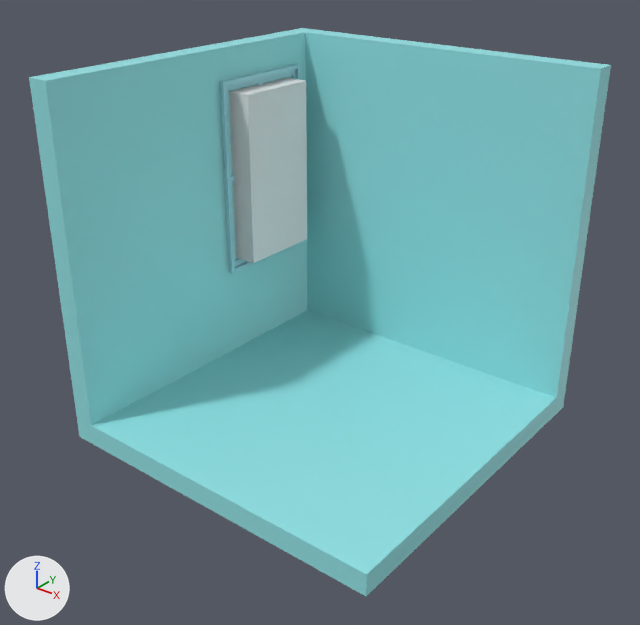
The glTF model static/room.gltf: old version first, new version second.
One viewpoint serves both versions: a camera (50 mm lens) standing at (18.1, -23.3, 19.6) and looking at (-0.2, -0.4, 5.4). Arrows for +X, +Y and +Z are at lower left; the lights stay in place. Where no turn or scale is listed for an object, it has been applied to the vertices.
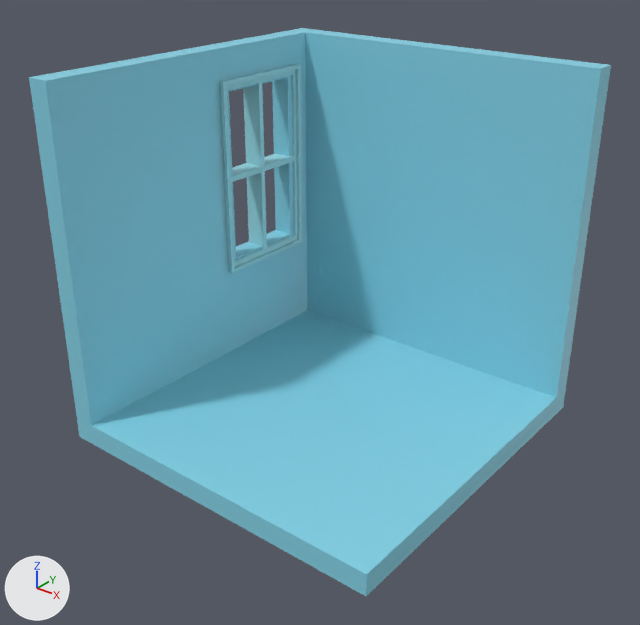
Changed parts and their boxes (x1, y1, x2, y2) in the pictures (640 x 625 px):
'Plane', surface changed
    both: (29, 28, 610, 596)
'Cube', deleted
    before: (229, 78, 307, 263)
'Plane.002', unchanged, uncovered by the edit
    before: (220, 64, 301, 273)
    after: (220, 64, 302, 273)

Patch to the scene script:
```diff
--- a/static/room.gltf.py
+++ b/static/room.gltf.py
@@ mat_material @@
 n2 = _N.new('ShaderNodeMix'); n2.name = 'Mix'
 n2.inputs[0].default_value = 1.0  # 'Factor'
-n2.inputs[7].default_value = (0.297, 0.773, 0.8, 1.0)  # 'B', cyan #94e4e7
+n2.inputs[7].default_value = (0.237, 0.651, 0.8, 1.0)  # 'B', cyan #86d3e7
 n3 = _N.new('ShaderNodeVertexColor'); n3.name = 'Color Attribute'
@@ ob_cube @@
-ob_cube = bpy.data.objects.new('Cube', me_cube_001)
-ob_cube.location = (-6.46, 3.53, 8.77)
```
